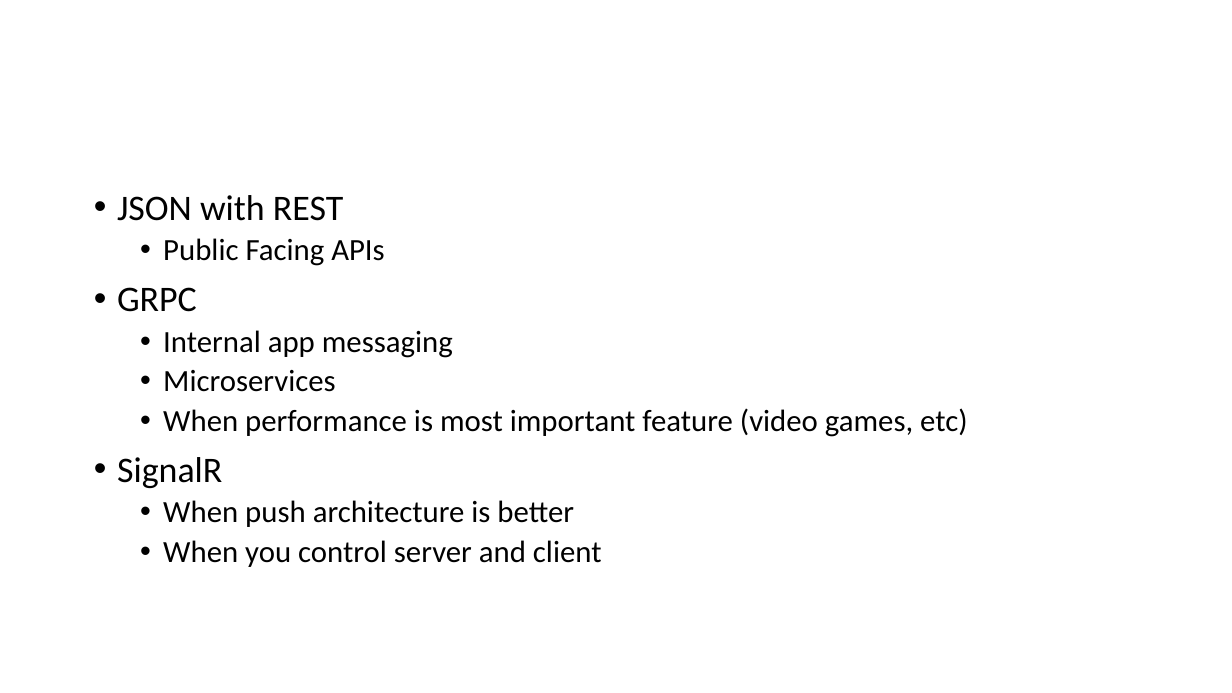
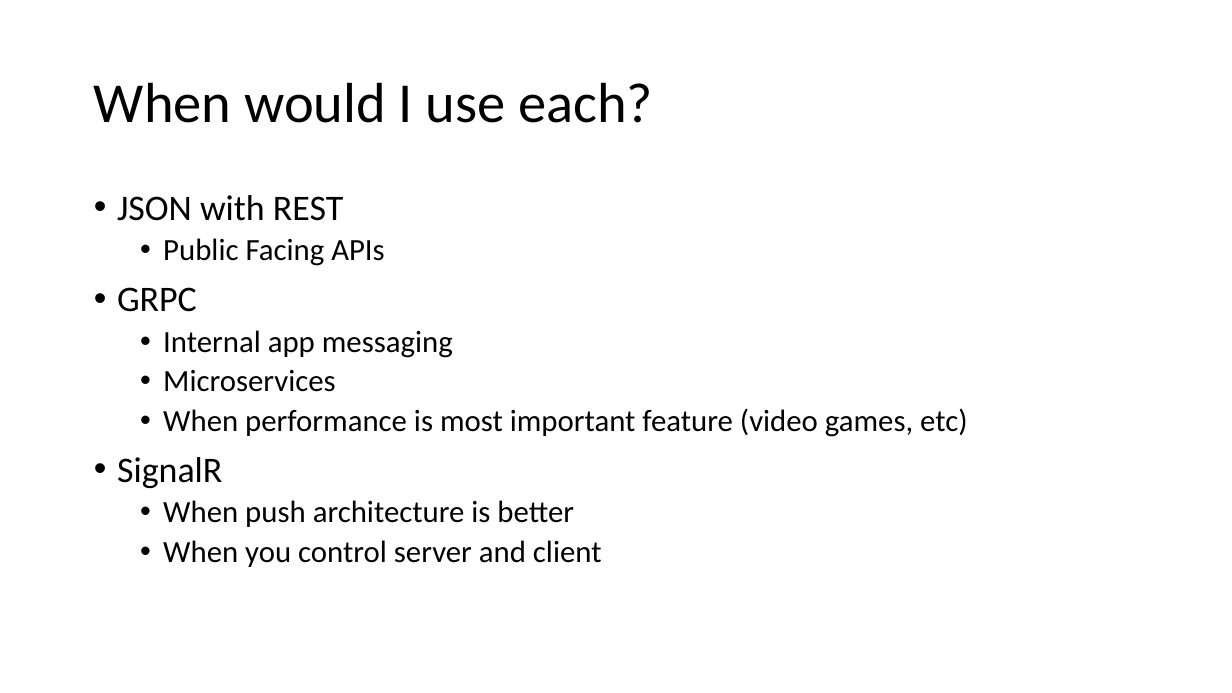
Before and after one commit to ProgrammerAL/Presentations-2020, a slide deck: slide 5 of 2020-04-14 ONETUG App Communication Juxtaposition/Presentation.pptx (slide 4 before the commit). Drawn at 1232x693 pixels with LibreOffice and Linux fonts; fonts in the diff are those of the drawing. Boxes give left, top, right and bottom in pixels: in the first picture for what was removed or moved away, otherwise in the second. Text is boxed around its words. In the diff, an @@ line names an element or a change of style, - is before the commit and + after.

```diff
--- a/2020-04-14 ONETUG App Communication Juxtaposition/Presentation.pptx
+++ b/2020-04-14 ONETUG App Communication Juxtaposition/Presentation.pptx
@@ title added at (x1=94, y1=82, x2=653, y2=123), 44 pt, text #000000 @@
+When would I use each?
```
Also in this commit, not shown: 3 other slides changed, 2 slides added, 1 slide removed, 19 other files.
